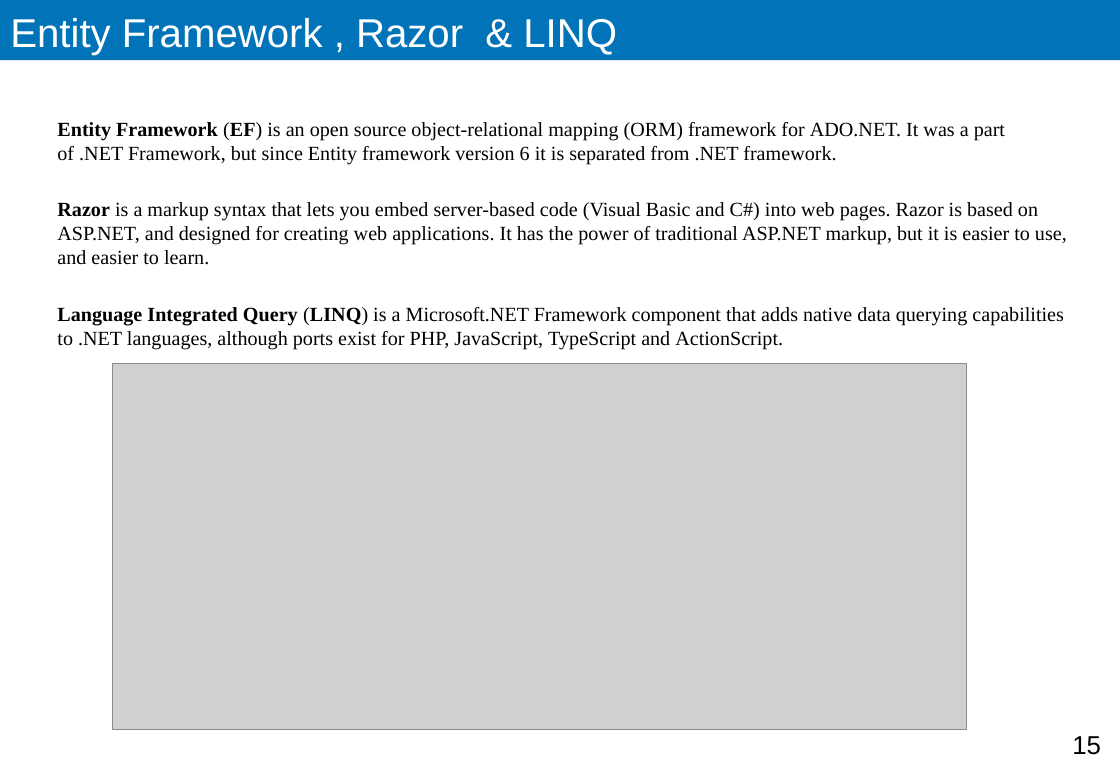
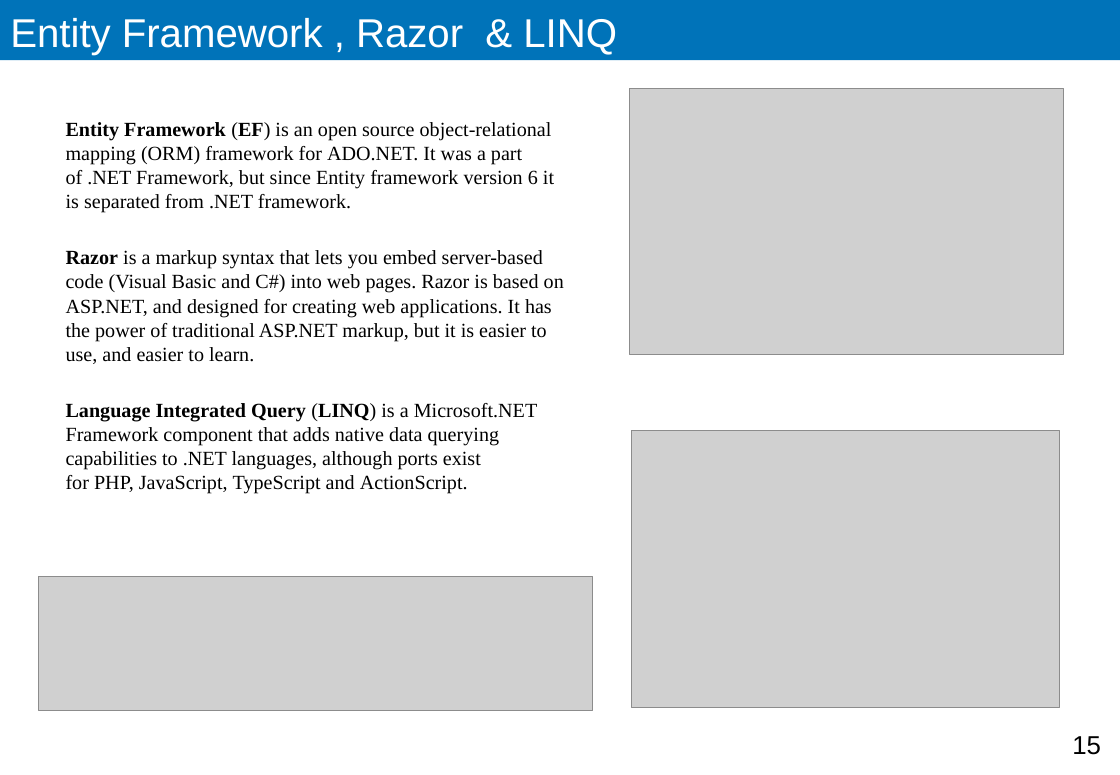
Before and after one commit to sorryb/Northwind, a slide deck: slide 15 of Documents/Application.Architecture.pptx. Drawn at 1120x775 pixels with LibreOffice and Linux fonts; fonts in the diff are those of the drawing; grey boxes stand for pictures. Boxes give left, top, right and bottom in pixels: in the first picture for what was removed or moved away, otherwise in the second. Text is boxed around its words. In the diff, an @@ line names an element or a change of style, - is before the commit and + after.

```diff
--- a/Documents/Application.Architecture.pptx
+++ b/Documents/Application.Architecture.pptx
@@ picture added at bbox=[630, 88, 1064, 355] @@
@@ text "Entity Framework (EF) is an ..." rewrapped from bbox=[57, 122, 1067, 349] to bbox=[66, 122, 564, 494] @@
@@ picture removed at bbox=[113, 363, 968, 729] @@
@@ picture added at bbox=[632, 431, 1060, 708] @@
@@ picture added at bbox=[39, 576, 593, 710] @@
```
Also in this commit, not shown: 12 other slides changed, 2 slides added, 4 slides removed, 1 other file.
